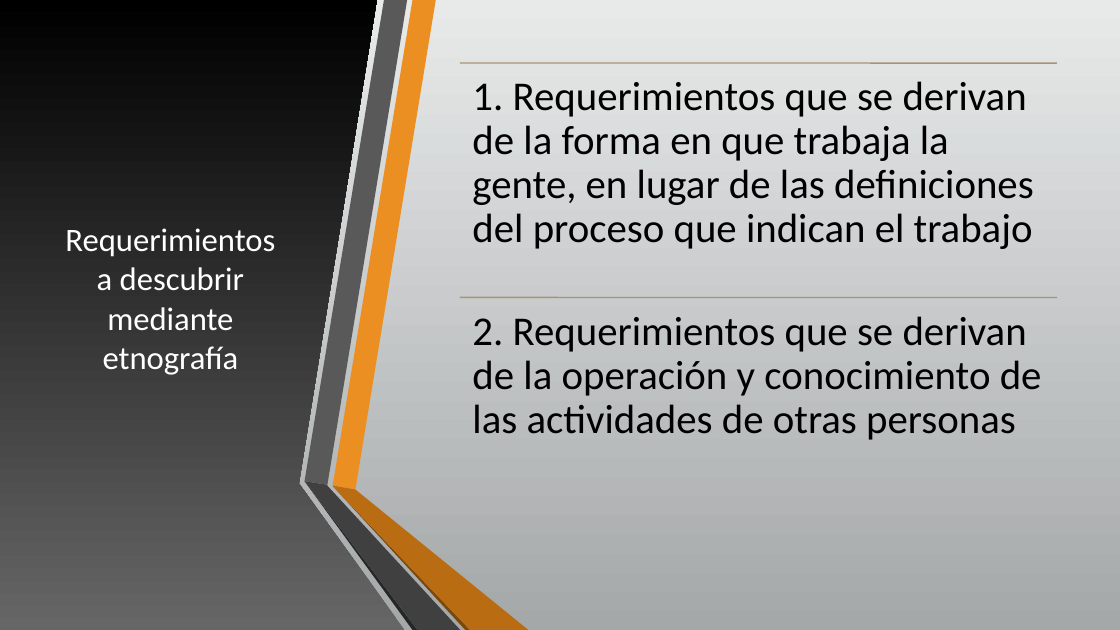
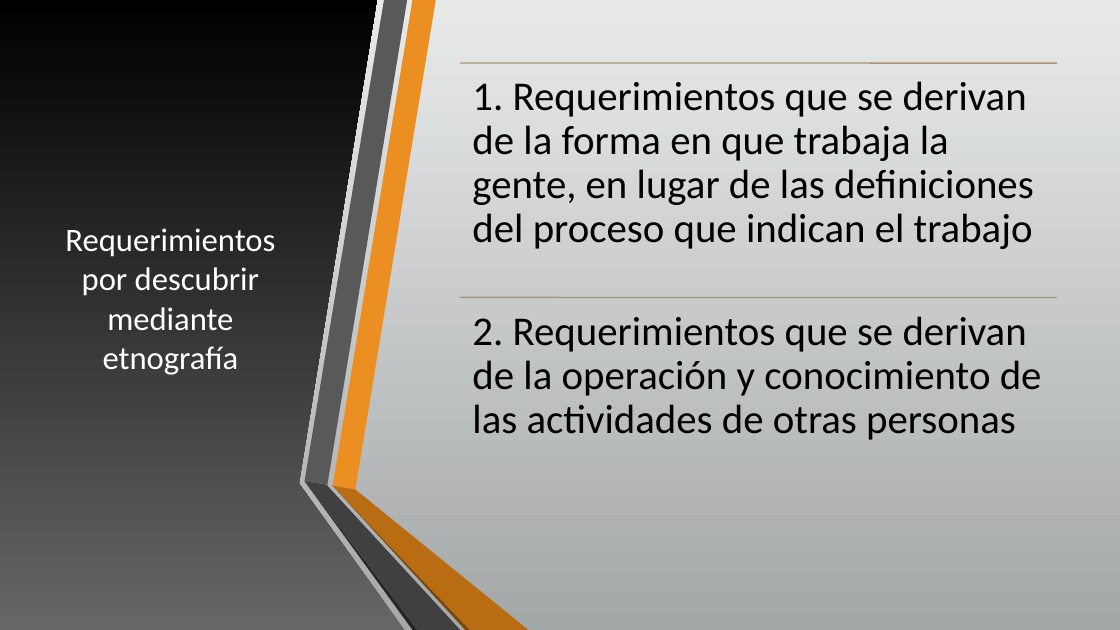
Before and after one commit to AryShared/SystemAnalysis, a slide deck: slide 27 of 2-1 Analisis de los requerimientos del sistema.pptx (slide 19 before the commit). Drawn at 1120x630 pixels with LibreOffice and Linux fonts; fonts in the diff are those of the drawing. Boxes give left, top, right and bottom in pixels: in the first picture for what was removed or moved away, otherwise in the second. Text is boxed around its words. In the diff, an @@ line names an element or a change of style, - is before the commit and + after.

```diff
--- a/2-1 Analisis de los requerimientos del sistema.pptx
+++ b/2-1 Analisis de los requerimientos del sistema.pptx
@@ title at <box>65,228,275,375</box>: text changed @@
-Requerimientos a descubrir mediante etnografía
+Requerimientos por descubrir mediante etnografía
```
Also in this commit, not shown: 3 other slides changed, 9 slides added, 1 slide removed, 6 other files.
